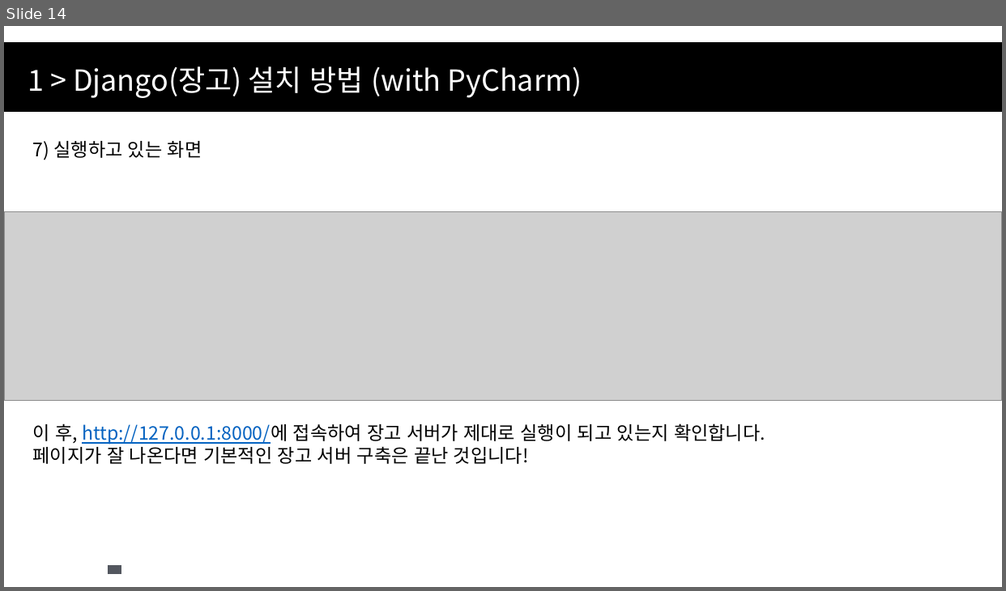
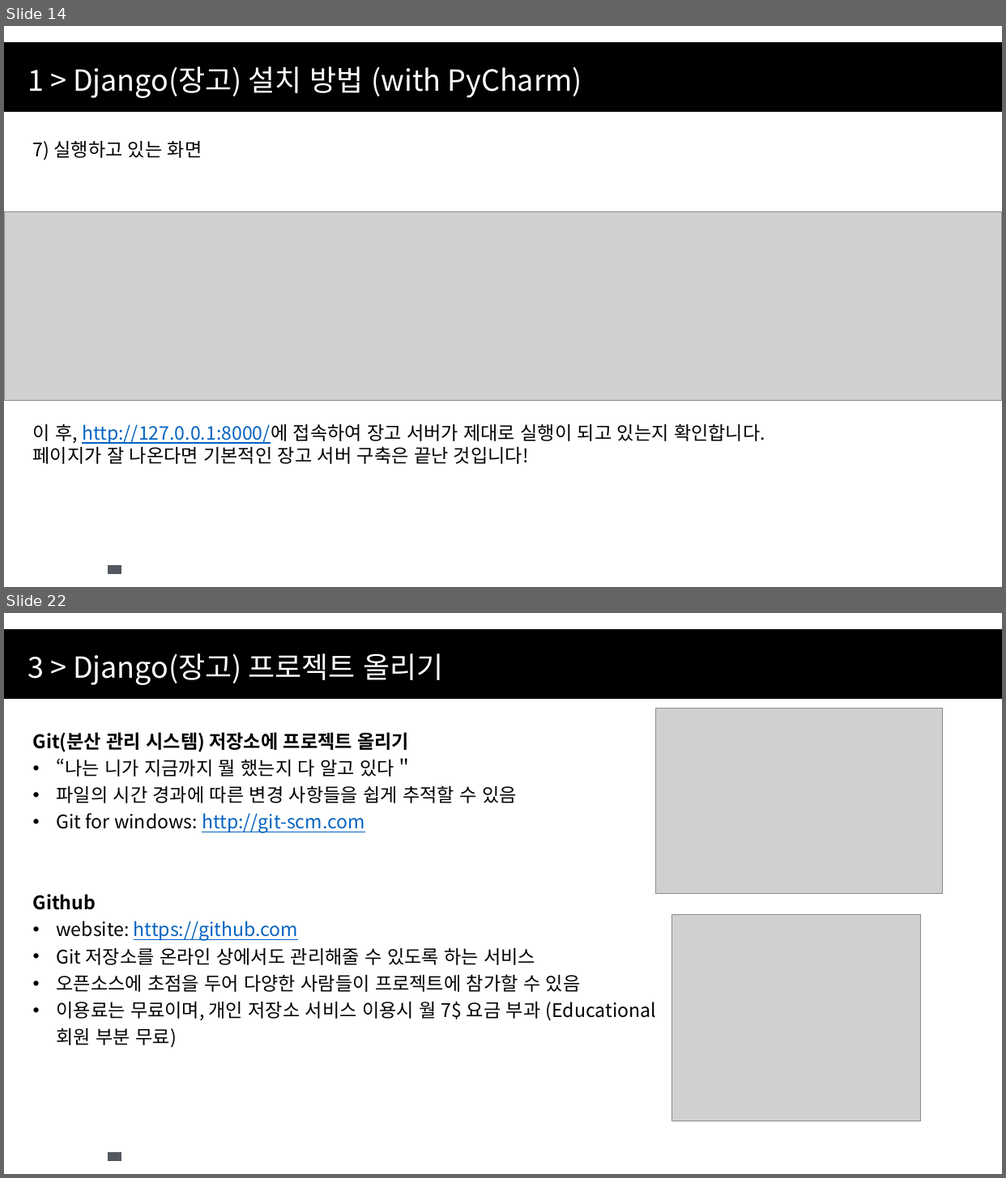
Before and after one commit to CPSSOpenSource/CPSS----, a slide deck: Python/Django & DS with Python 2주차.pptx. Shown one above the other, each under a label of ours: slide 14 before the commit, slides 14 and 22 after it; the slides between them are not shown. The pictures are 1006x591 and 1006x1178 pixels, drawn with LibreOffice and Linux fonts; fonts in the diff are those of the drawing; grey boxes stand for pictures; background and template pictures are left out. Boxes give left, top, right and bottom in pixels: in the first picture for what was removed or moved away, otherwise in the second. Text is boxed around its words. In the diff, an @@ line names an element or a change of style, - is before the commit and + after.

Commit message:
장고 기초 강의 2주 수정됨

```diff
--- a/Python/Django & DS with Python 2주차.pptx
+++ b/Python/Django & DS with Python 2주차.pptx
@@ slide 22 added at (x1=4, y1=613, x2=1002, y2=1174), background #FFFFFF; not listed: 2 template elements that a slide beside it also shows @@
@@ text added at (x1=27, y1=653, x2=444, y2=685), 28 pt, text #FFFFFF @@
+3 > Django(장고) 프로젝트 올리기
@@ picture added at (x1=656, y1=709, x2=943, y2=894) @@
@@ text added at (x1=33, y1=732, x2=656, y2=1048), 18 pt, text #000000 @@
+Git(분산 관리 시스템) 저장소에 프로젝트 올리기
+• “나는 니가 지금까지 뭘 했는지 다 알고 있다＂
+• 파일의 시간 경과에 따른 변경 사항들을 쉽게 추적할 수 있음
+• Git for windows: http://git-scm.com
+Github
+• website: https://github.com
+• Git 저장소를 온라인 상에서도 관리해줄 수 있도록 하는 서비스
+• 오픈소스에 초점을 두어 다양한 사람들이 프로젝트에 참가할 수 있음
+• 이용료는 무료이며, 개인 저장소 서비스 이용시 월 7$ 요금 부과 (Educational 회원 부분 무료)
@@ picture added at (x1=671, y1=914, x2=921, y2=1122) @@
```
Also in this commit, not shown: 5 slides changed, 10 other slides added.
